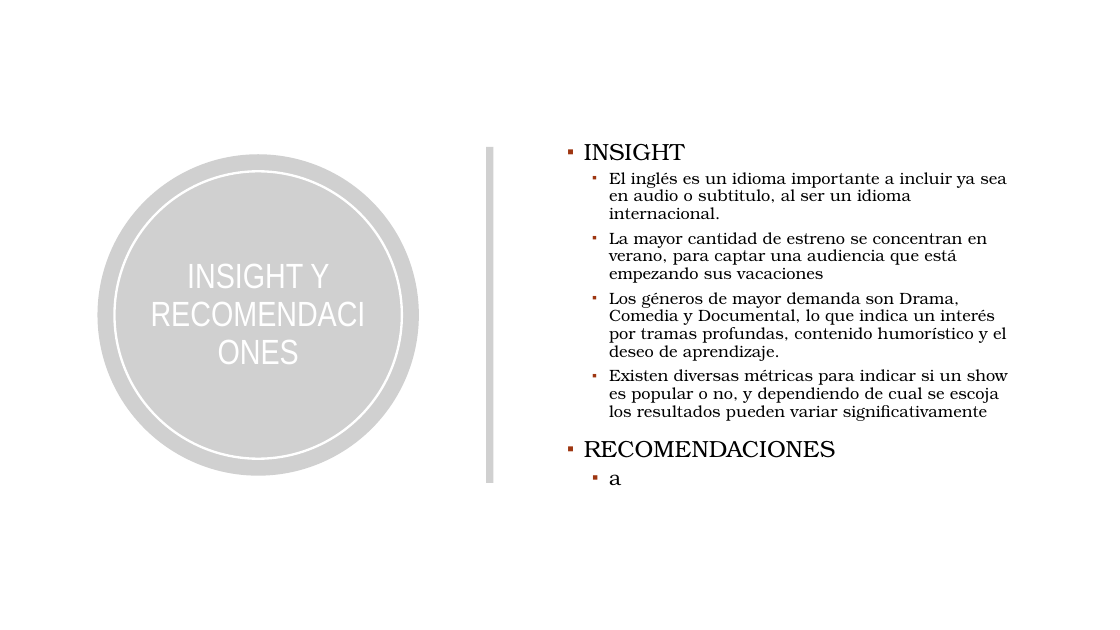
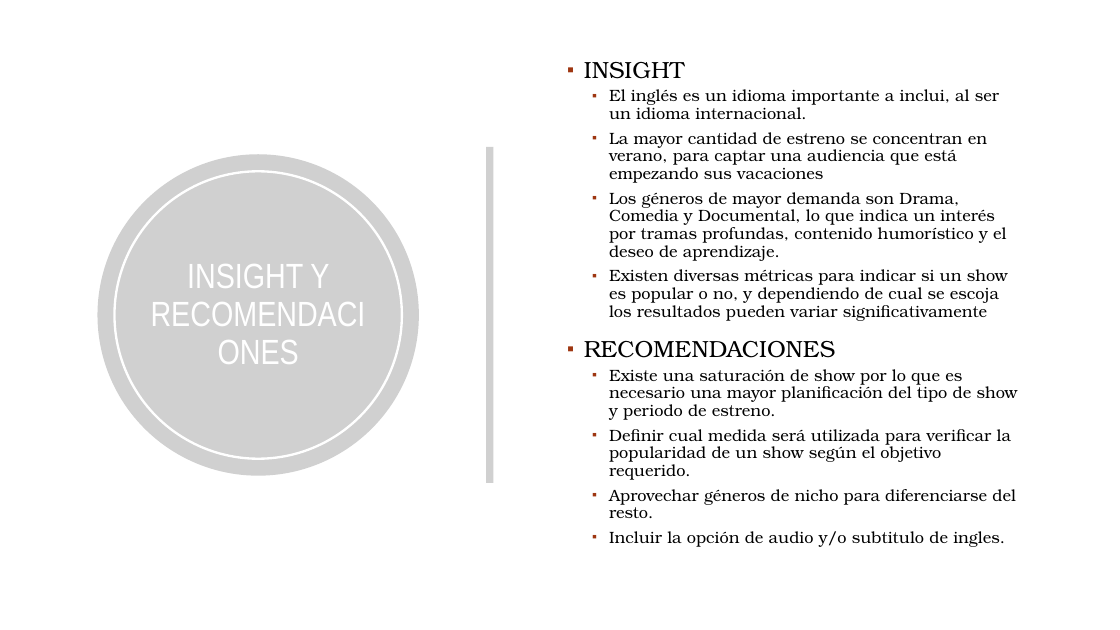
Before and after one commit to PedroJofreEsc/popularidad-de-series, a slide deck: slide 12 of Popularidad de Shows.pptx. Drawn at 1120x630 pixels with LibreOffice and Linux fonts; fonts in the diff are those of the drawing; grey boxes stand for pictures; background and template pictures are left out. Boxes give left, top, right and bottom in pixels: in the first picture for what was removed or moved away, otherwise in the second. Text is boxed around its words. In the diff, an @@ line names an element or a change of style, - is before the commit and + after.

```diff
--- a/Popularidad de Shows.pptx
+++ b/Popularidad de Shows.pptx
@@ text at (x1=609, y1=89, x2=999, y2=119): text changed @@
-  ▪ El inglés es un idioma importante a incluir ya sea en audio o subtitulo, al ser un idioma internacional.
+  ▪ El inglés es un idioma importante a inclui, al ser un idioma internacional.
@@ text at (x1=609, y1=369, x2=1018, y2=547): text changed; size 18 to 14 pt @@
-  ▪ a
+  ▪ Existe una saturación de show por lo que es necesario una mayor planificación del tipo de show y periodo de estreno.
+  ▪ Definir cual medida será utilizada para verificar la popularidad de un show según el objetivo requerido.
+  ▪ Aprovechar géneros de nicho para diferenciarse del resto.
+  ▪ Incluir la opción de audio y/o subtitulo de ingles.
```
Also in this commit, not shown: 1 other file.
